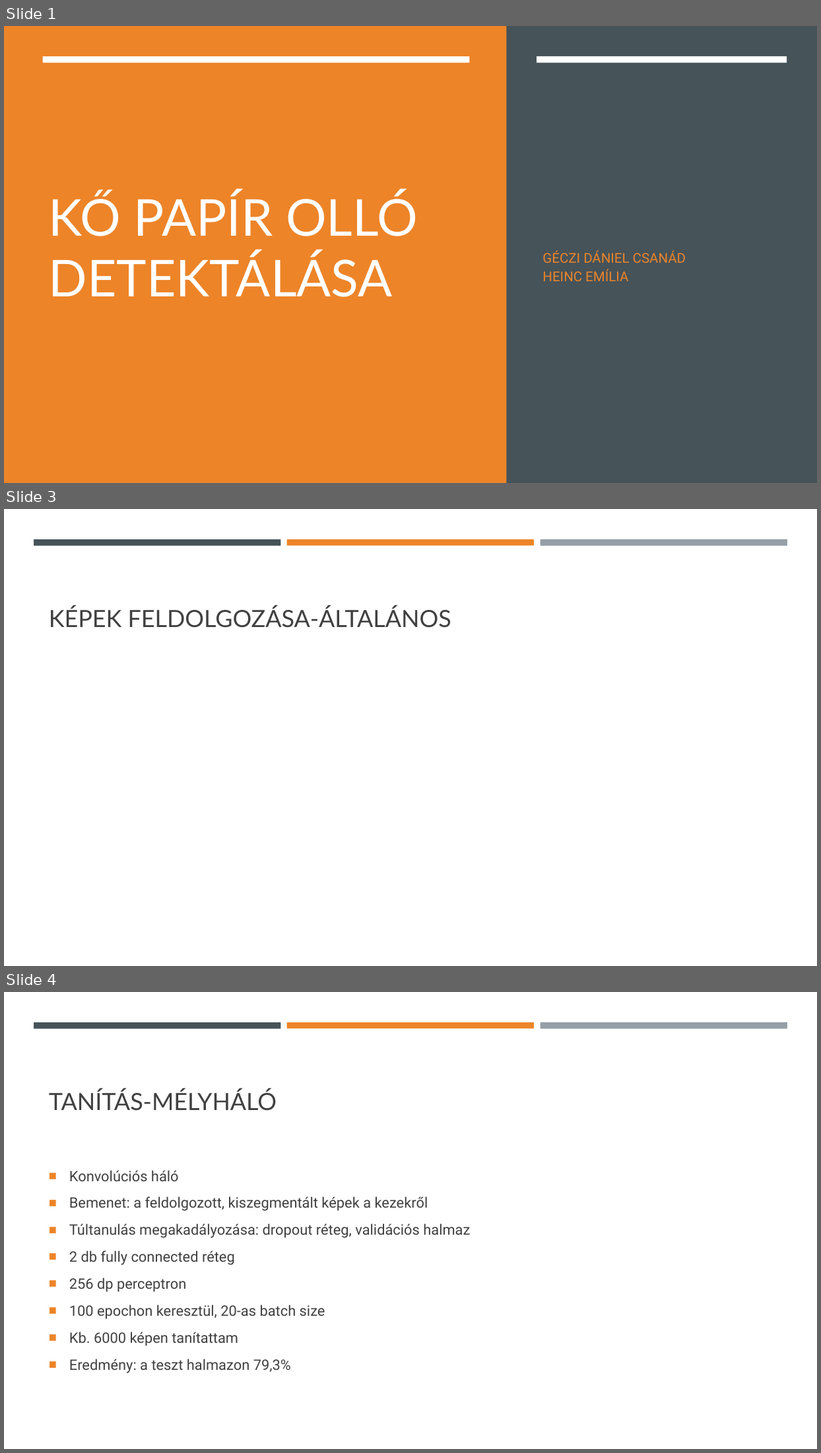
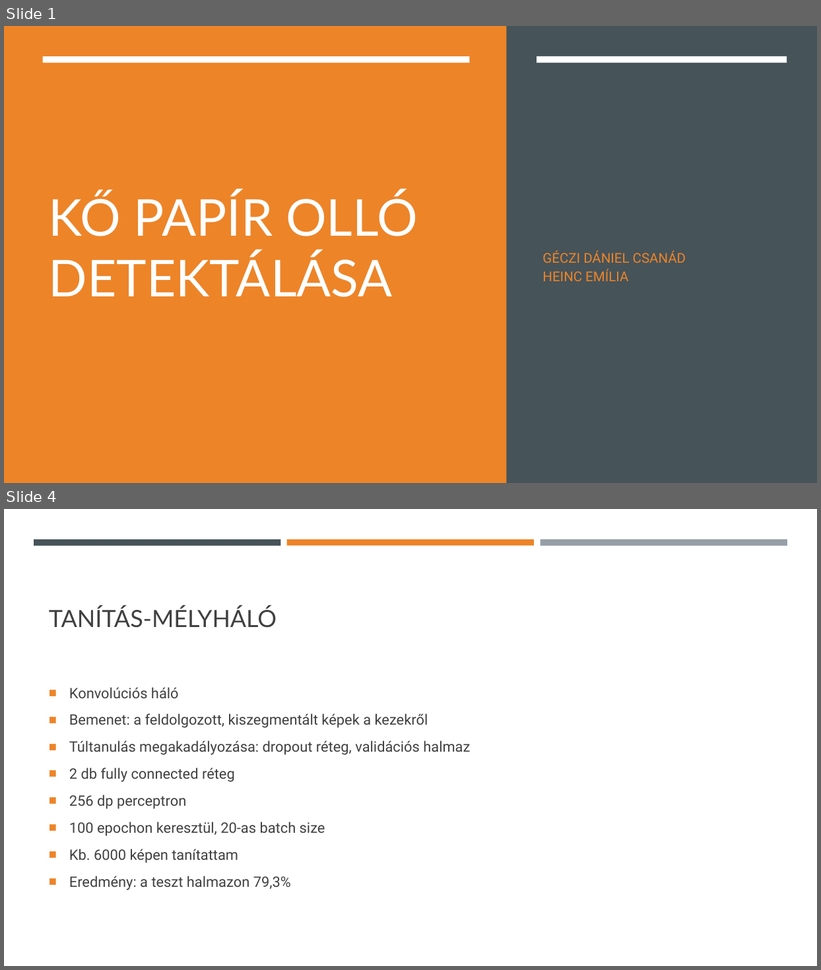
Before and after one commit to milka513/fejlett_kepfel, a slide deck: Kő papír olló.pptx. Shown one above the other, each under a label of ours: slides 1, 3 and 4 before the commit, slides 1 and 4 after it; the slides between them are not shown. The pictures are 821x1453 and 821x970 pixels, drawn with LibreOffice and Linux fonts; fonts in the diff are those of the drawing. Boxes give left, top, right and bottom in pixels: in the first picture for what was removed or moved away, otherwise in the second. Text is boxed around its words. In the diff, an @@ line names an element or a change of style, - is before the commit and + after.

```diff
--- a/Kő papír olló.pptx
+++ b/Kő papír olló.pptx
@@ slide 3 removed at (x1=4, y1=509, x2=817, y2=966), background #FFFFFF; not listed: 3 template elements that a slide beside it also shows @@
@@ title removed at (x1=49, y1=607, x2=451, y2=628) @@
-KÉPEK FELDOLGOZÁSA-ÁLTALÁNOS
```
Also in this commit, not shown: 2 slides changed, 1 slide added, 6 other files.
